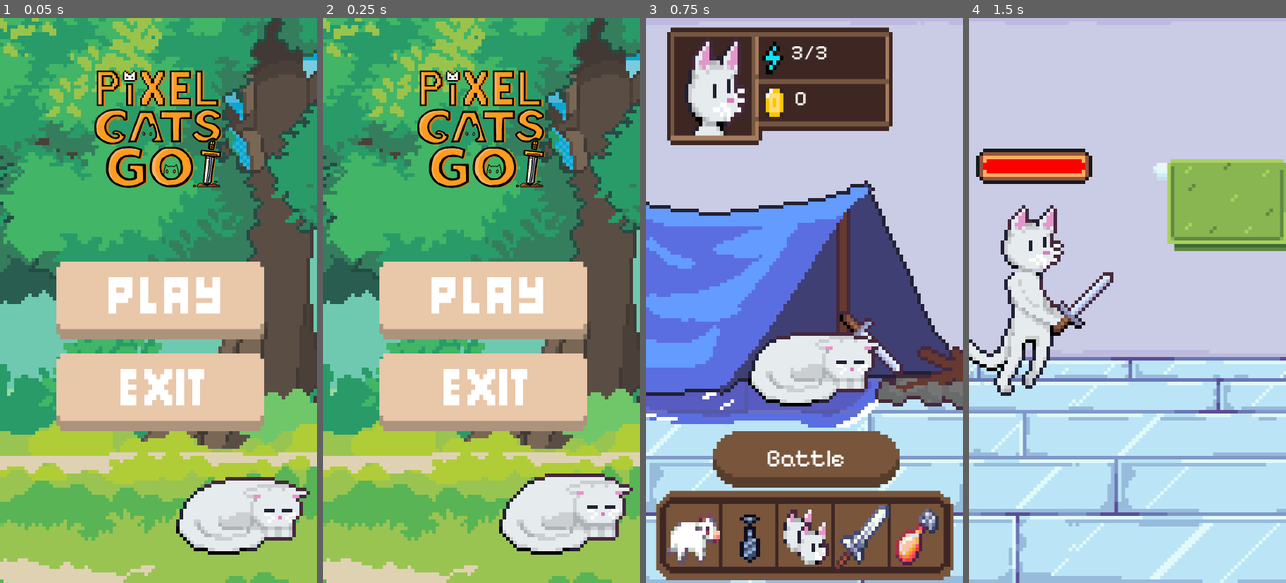
Above: before the commit, frames 1-4 (left to right).
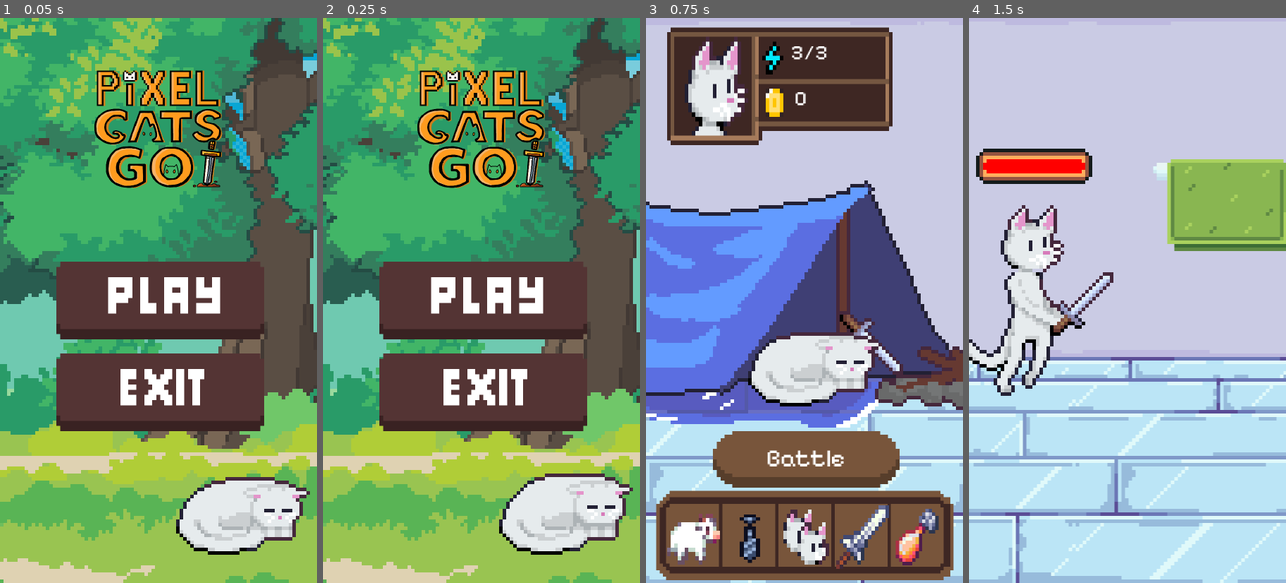
Above: after the commit, the same moments.

Repository: Maksim3l/PixelCats-Go
Game: Godot game, scene res://screens/title_screen.tscn
The game is run twice, just before and just after one commit, with the same random seed, the same clock (stepped at 60 frames per second) and the same inputs.
Inputs (mouse positions are in pixels of both pictures, inside the frame that each line leads up to):
- Up to frame 1 (0.05 s): no input
- Up to frame 2 (0.25 s): no input
- Up to frame 3 (0.75 s): click (807, 300) at 0.5 s
- Up to frame 4 (1.5 s): click "Battle" at 1.25 s

The runs differ from the first frame. In frame 1, 16% of the frame differs, in the area x 17-84%, y 43-74%; in frame 2, 16%; in frame 3, nothing differs; in frame 4, nothing differs.

Commit message:
feat: (visual) title screen buttons changed

Diff:
--- a/screens/title_screen.tscn
+++ b/screens/title_screen.tscn
@@ -27,21 +27,22 @@
 
 [sub_resource type="StyleBoxTexture" id="StyleBoxTexture_cjojn"]
 texture = ExtResource("4_txg6x")
-region_rect = Rect2(69, 193, 52, 15)
+texture_margin_left = 3.0
+region_rect = Rect2(5, 193, 52, 15)
 
 [sub_resource type="StyleBoxTexture" id="StyleBoxTexture_ghegn"]
 texture = ExtResource("4_txg6x")
-region_rect = Rect2(5, 129, 52, 15)
+region_rect = Rect2(69, 129, 52, 15)
 
 [sub_resource type="Theme" id="Theme_mvehq"]
 
 [sub_resource type="StyleBoxTexture" id="StyleBoxTexture_txg6x"]
 texture = ExtResource("4_txg6x")
-region_rect = Rect2(69, 225, 52, 15)
+region_rect = Rect2(5, 225, 52, 15)
 
 [sub_resource type="StyleBoxTexture" id="StyleBoxTexture_mo0vk"]
 texture = ExtResource("4_txg6x")
-region_rect = Rect2(5, 161, 52, 15)
+region_rect = Rect2(69, 161, 52, 15)
 
 [sub_resource type="AtlasTexture" id="AtlasTexture_txg6x"]
 atlas = ExtResource("5_cjojn")
Not shown: 2 places in screens/idle_screen.tscn that only renumber resources
